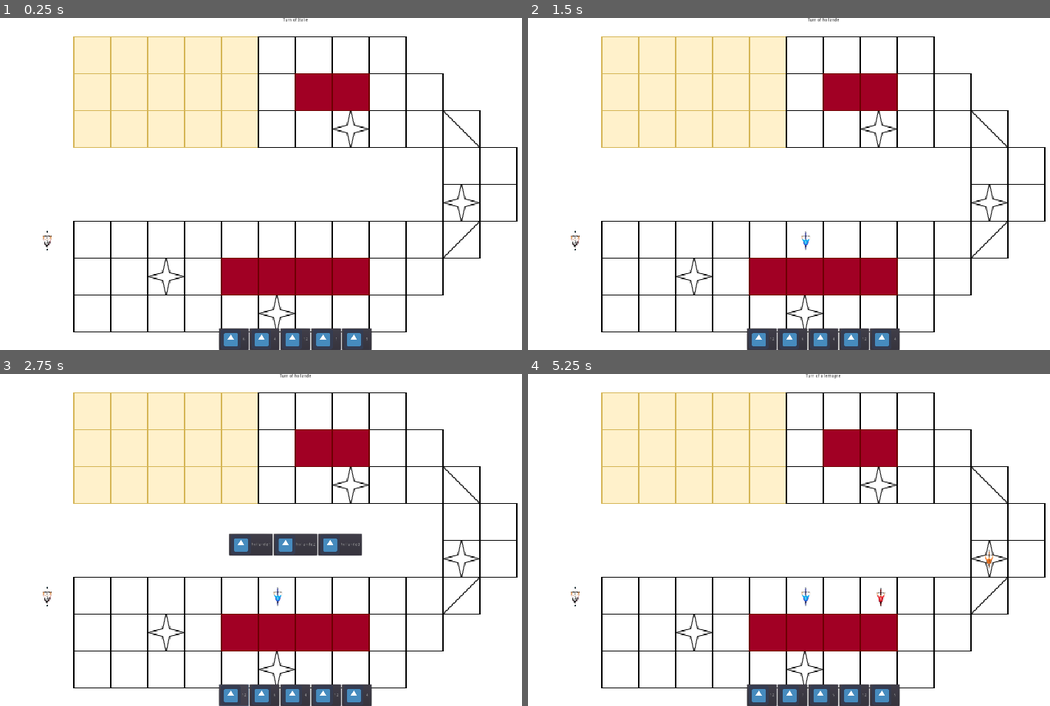
Above: before the commit, frames 1-4 (two rows, left to right).
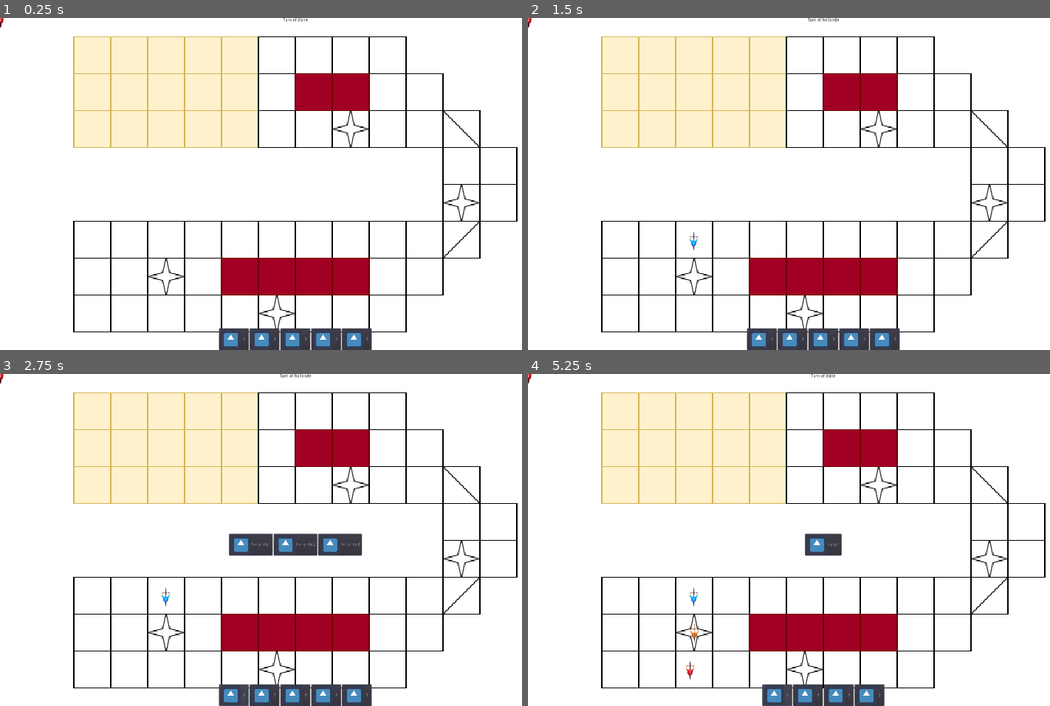
Above: after the commit, the same moments.

Repository: abarbieux/TIA-Prolog-Project
Game: Godot game, scene res://Main.tscn
Two runs of this game, one before a commit and one after it. Both use one fixed random seed, a clock stepped at 60 frames per second and the inputs below. The engine's default icon, where the game draws it, is replaced by a stand-in: a white triangle on a blue panel in a dark square.
Inputs (mouse positions are in pixels of both pictures, inside the frame that each line leads up to):
- Up to frame 1 (0.25 s): no input
- Up to frame 2 (1.5 s): click (762, 340) at 0.5 s, where only the run before the commit has a clickable "6"; click "italie1" at 1.25 s
- Up to frame 3 (2.75 s): click (234, 696) at 2 s, where only the run before the commit has a clickable "12"
- Up to frame 4 (5.25 s): click "hollande1" at 2.75 s; click (762, 696) at 3.5 s, where only the run before the commit has a clickable "8"; click "belgique1" at 4.25 s; click (778, 696) at 5 s, where only the run after the commit has a clickable "3"

The runs differ from the first frame. In frame 1, less than 0.1% of the frame differs, in the area x 0-71%, y 0-98%; in frame 2, 0.1%; in frame 3, 0.1%; in frame 4, 2.1%, in the area x 0-90%, y 0-100%.

Commit message:
last cyclist available play

Diff:
--- a/Cycliste.tscn
+++ b/Cycliste.tscn
@@ -1,6 +1,6 @@
 [gd_scene load_steps=2 format=2]
 
-[ext_resource path="res://Cycliste.gd" type="Script" id=1]
+[ext_resource path="res://Scripts/Cycliste.gd" type="Script" id=1]
 
 [node name="Cycliste" type="Sprite"]
 script = ExtResource( 1 )
--- a/Main.gd
+++ b/Main.gd
@@ -2,14 +2,14 @@
 
 onready var _path = $Paths
 
-const Countries:Array = ["italie", "hollande", "belgique", "allemagne"]
+const Countries:Array = ["italie", "hollande", "belgique"]
 const NumberOfTeamMember:int = 3
 
 var _Players:Array = []
 var _country_turn_index:int = 0 # team who begins
 var player_selected:Cycliste
 
-var _A_Star : A_star = preload("res://AStar.gd").new()
+var _A_Star : A_star = preload("res://Scripts/AStar.gd").new()
 
 
 
@@ -31,8 +31,8 @@
 		for PlayerNumber in range(1, NumberOfTeamMember + 1):
 			_Players.append(CreateNewPlayer(country, PlayerNumber))
 
-	for player in _Players :
-		player.position = _path.get_child(0).curve.get_point_position(0)
+#	for player in _Players :
+#		player.position = _path.get_child(0).curve.get_point_position(0)
 
 	_Deck.Init_deck()
 	Display_deck_button()
@@ -68,6 +68,10 @@
 
 	player_selected.position = _path.get_child(player_selected.CurrentCase.y).curve.get_point_position(player_selected.CurrentCase.x)
 
+#	if _A_Star.Chemins[New_Pos[1]][New_Pos[0]] == 2 :
+#		print("here")
+#		Question_Mark_Case(index,value)
+
 	for child in $Current_Cards.get_children():
 		child.queue_free()
 	_Deck.Deck_Carte_Player[_country_turn_index].erase(value)
@@ -85,15 +89,59 @@
 func choose_player(value, index):
 	for kids in $ChoosePlayer.get_children() :
 		kids.queue_free()
-	for player in _Players:
-		if player.Pays == Countries[_country_turn_index] :
-			var button = Button.new()
-			button.text = str(player.name)
-			button.rect_min_size.x = 96
-			button.icon = preload("res://icon.png")
-			$ChoosePlayer.add_child(button)
-			var c = button.connect("pressed", self, "_button_player_pressed", [player, value, index])
-#	return self
+	var cyclistes_movable : Array = select_last_cyclist_movable(Countries[_country_turn_index])
+	for cycliste in cyclistes_movable :
+		var button = Button.new()
+		button.text = str(cycliste.name)
+		button.rect_min_size.x = 96
+		button.icon = preload("res://icon.png")
+		$ChoosePlayer.add_child(button)
+		var c = button.connect("pressed", self, "_button_player_pressed", [cycliste, value, index])
+
+#	for player in _Players:
+#		if player.Pays == Countries[_country_turn_index] :
+#			var button = Button.new()
+#			button.text = str(player.name)
+#			button.rect_min_size.x = 96
+#			button.icon = preload("res://icon.png")
+#			$ChoosePlayer.add_child(button)
+#			var c = button.connect("pressed", self, "_button_player_pressed", [player, value, index])
+
+func select_last_cyclist_movable(Team):
+	var Team_list : Array
+	for cycliste in _Players:
+		if cycliste.Pays == Team:
+			Team_list.append(cycliste)
+	var Last  = INF
+	var chosen_teamates: Array = []
+	for Teamate in Team_list:
+		player_selected = Teamate
+		var Place : Vector2 = player_selected.CurrentCase
+		if Place.x < Last :
+			for carte in _Deck.Deck_Carte_Player[_country_turn_index]:
+				if Get_All_Path_Available(carte).size() != 0:
+					Last = Place.x
+					chosen_teamates = [Teamate]
+					break
+		elif Place.x == Last :
+			for carte in _Deck.Deck_Carte_Player[_country_turn_index]:
+				if Get_All_Path_Available(carte).size() != 0:
+					chosen_teamates.append(Teamate)
+					break
+	if chosen_teamates != []:
+		return chosen_teamates
+	$PassTour.show()
+	_country_turn_index += 1
+	if _country_turn_index > Countries.size() - 1:
+		_country_turn_index = 0
+	for child in $Current_Cards.get_children():
+		child.queue_free()
+	emit_signal("Change_turn",Countries[_country_turn_index])
+
+	Display_deck_button()
+	return []
+
+
 
 signal Player_Chosen
 func _button_player_pressed(player, value, index) -> void:
@@ -102,8 +150,7 @@
 		kids.queue_free()
 	var _clamp = clamp(player_selected.CurrentCase.x + value,0, _A_Star.CheminA.size()-1)
 	for Chemin_Chosen in _A_Star.Chemins.size():
-		print("chemin_chosen",Chemin_Chosen)
-		if _A_Star.Chemins[Chemin_Chosen][_clamp] == 0:
+		if _A_Star.Chemins[Chemin_Chosen][_clamp] == 0 || _A_Star.Chemins[Chemin_Chosen][_clamp] == 2:
 			var Check_player_already_here = false
 			for cycliste in _Players:
 				if Vector2(_clamp, Chemin_Chosen) == cycliste.CurrentCase :
@@ -117,3 +164,60 @@
 					return
 	$Movement_Error.show()
 #	emit_signal("Player_Chosen")
+
+
+
+func Question_Mark_Case(index,value) :
+	var surprise_movment: int = randi() % 7 - 3
+	var New_pos : Vector2 = player_selected.CurrentCase + Vector2(surprise_movment,0)
+
+	var _clamp = clamp(player_selected.CurrentCase.x + value,0, _A_Star.CheminA.size()-1)
+	for Chemin_Chosen in _A_Star.Chemins.size():
+		if _A_Star.Chemins[Chemin_Chosen][_clamp] == 0 || _A_Star.Chemins[Chemin_Chosen][_clamp] == 2:
+			var Best_Path:Array = _A_Star._get_path(player_selected.CurrentCase, Vector2(_clamp, Chemin_Chosen))
+			var New_Pos : Vector2 = Best_Path[-1]
+	# attention le chemin retourner peut etre vide -> prendre en compte le cas du crash
+
+
+	check_neighbor(New_pos)
+	player_selected.CurrentCase = New_pos
+	player_selected.position = _path.get_child(player_selected.CurrentCase.y).curve.get_point_position(player_selected.CurrentCase.x)
+	print("player.CurrentCase",player_selected.CurrentCase)
+	print("player_selected.position ", _path.get_child(player_selected.CurrentCase.y).curve.get_point_position(player_selected.CurrentCase.x))
+
+
+func fall():
+	pass
+
+func check_neighbor(New_pos):
+	for player in _Players :
+		if player.CurrentCase == New_pos :
+			print("player.CurrentCase == New_pos", _A_Star.Chemins[New_pos[1]][New_pos[0]+1])
+			if _A_Star.Chemins[New_pos[1]][New_pos[0]+1] == 1:
+				print("fall")
+				fall()
+				return
+			else :
+				check_neighbor(Vector2(New_pos[0], New_pos[1]+1))
+				print("new-pos",New_pos)
+				print("new-pos2",Vector2(New_pos[0], New_pos[1]+1))
+				player.CurrentCase = Vector2(New_pos[0], New_pos[1]+1)
+				player.position = _path.get_child(player.CurrentCase.y).curve.get_point_position(player.CurrentCase.x)
+				print("player.CurrentCase",player.CurrentCase)
+				print("player_selected.position ", _path.get_child(player.CurrentCase.y).curve.get_point_position(player.CurrentCase.x))
+				break
+func Get_All_Path_Available(value):
+	var _clamp = clamp(player_selected.CurrentCase.x + value,0, _A_Star.CheminA.size()-1)
+	for Chemin_Chosen in _A_Star.Chemins.size():
+		var check_pos_no_occupied : bool = true
+		if _A_Star.Chemins[Chemin_Chosen][_clamp] == 0 || _A_Star.Chemins[Chemin_Chosen][_clamp] == 2:
+			var Best_Path: PoolVector2Array = _A_Star._get_path(player_selected.CurrentCase, Vector2(_clamp, Chemin_Chosen))
+			if Best_Path.size() == 0:
+				continue
+			for player in _Players:
+				if player.CurrentCase == Best_Path[-1] :
+					check_pos_no_occupied = false
+					break
+			if check_pos_no_occupied :
+				return Best_Path
+	return []
--- a/Main.tscn
+++ b/Main.tscn
@@ -1,7 +1,7 @@
 [gd_scene load_steps=7 format=2]
 
 [ext_resource path="res://Picture/Background/Map_Test.png" type="Texture" id=1]
-[ext_resource path="res://Current Team.gd" type="Script" id=2]
+[ext_resource path="res://Scripts/Current Team.gd" type="Script" id=2]
 [ext_resource path="res://Main.gd" type="Script" id=3]
 
 [sub_resource type="Curve2D" id=1]
@@ -136,4 +136,17 @@
 "_editor_description_": ""
 }
 
+[node name="PassTour" type="AcceptDialog" parent="."]
+visible = true
+anchor_left = 0.5
+anchor_top = 0.5
+anchor_right = 0.5
+anchor_bottom = 0.5
+margin_left = -106.5
+margin_top = -37.5
+margin_right = 106.5
+margin_bottom = 37.5
+dialog_text = "Aucun mouvement disponible.
+Votre tour va être passé"
+
 [connection signal="Change_turn" from="." to="Current Team" method="_on_Main_Change_turn"]
--- /dev/null
+++ b/Scripts/AStar.gd
@@ -0,0 +1,62 @@
+extends Node
+class_name A_star
+
+# 0 = OK, 1 = Hole/Don't exit, 2 = Occuped
+var CheminA = [0,0,0,0,0,0,0,0,0,0,0,0,2,0,0,0,0,2,0,0,0,0,0,0,0 ]
+var CheminB = [0,0,0,2,0,1,1,1,1,0,1,1,1,1,1,1,0,1,1,0,0,0,0,0,0 ]
+var CheminC = [0,0,0,0,0,0,2,0,0,0,0,0,0,0,0,0,0,0,0,0,0,0,0,0,0 ]
+
+
+var Chemins = [CheminA, CheminB, CheminC]
+var used_cells = []
+
+var pos = [0, 0]
+var NumOfMove = 3
+
+onready var astar = AStar2D.new()
+var path : PoolVector2Array
+
+func _ready() -> void:
+	var x = 0
+	var y = 0
+	for chemin in Chemins:
+		for value in chemin:
+			if value == 0 || value == 2:
+				used_cells.append(Vector2(x, y))
+			x += 1
+		y += 1
+		x = 0
+
+	_add_points()
+	_connect_points()
+
+	_get_path(Vector2(1,1), Vector2(2,0))
+
+	print(path)
+
+func _add_points():
+	for cell in used_cells:
+		astar.add_point(id(cell), cell, 1.0)
+
+func _connect_points():
+	for cell in used_cells:
+		# Right, Left, Down, Up, TopLeft, TopRight, BottomLeft, BottomRight
+#		var neighbors = [Vector2(1,0), Vector2(-1,0), Vector2(0,1), Vector2(0,-1), Vector2(-1, -1), Vector2(1, -1), Vector2(-1,1), Vector2(1,1)]
+
+		# Right, TopRight, BottomRight
+		var neighbors = [Vector2(1,0), Vector2(1, -1), Vector2(1,1)]
+		for neighbor in neighbors:
+			var next_cell = cell + neighbor
+			if used_cells.has(next_cell):
+				astar.connect_points(id(cell), id(next_cell), false)
+
+func _get_path(start,end):
+	path = astar.get_point_path(id(start), id(end))
+	if path.size() != 0:
+		path.remove(0)
+	return path
+
+func id(point):
+	var a = point.x
+	var b = point.y
+	return (a + b) * (a + b + 1) / 2 + b
--- a/Deck.gd
+++ b/Scripts/Deck.gd
@@ -11,7 +11,7 @@
 
 	for i in range(1, NumberOfValue + 1):
 		for j in range(1, MaxNumberOfValue + 1):
-			_cards.append(i)
+			_cards.append(3)
 
 	print(_cards)
 
--- a/project.godot
+++ b/project.godot
@@ -12,17 +12,17 @@
 "base": "Node",
 "class": "A_star",
 "language": "GDScript",
-"path": "res://AStar.gd"
+"path": "res://Scripts/AStar.gd"
 }, {
 "base": "Sprite",
 "class": "Cycliste",
 "language": "GDScript",
-"path": "res://Cycliste.gd"
+"path": "res://Scripts/Cycliste.gd"
 }, {
 "base": "Object",
 "class": "Deck",
 "language": "GDScript",
-"path": "res://Deck.gd"
+"path": "res://Scripts/Deck.gd"
 } ]
 _global_script_class_icons={
 "A_star": "",
Not shown, removed: .mono/metadata/ide_messaging_meta.txt
Renamed: Current Team.gd -> Scripts/Current Team.gd
Renamed: Cycliste.gd -> Scripts/Cycliste.gd
Not shown, added: export_presets.cfg
